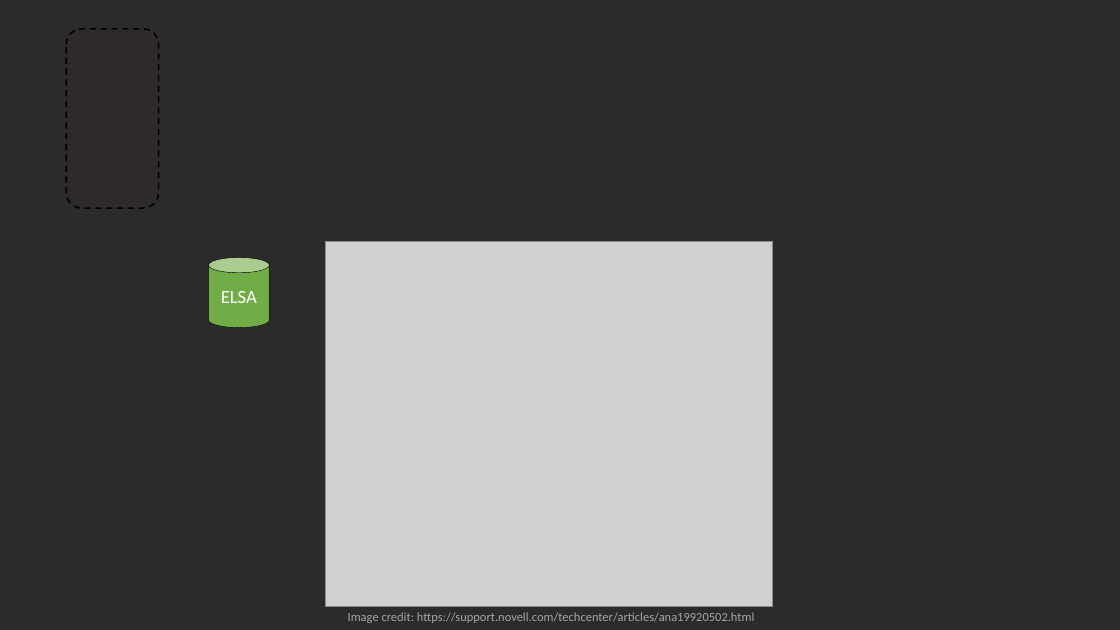
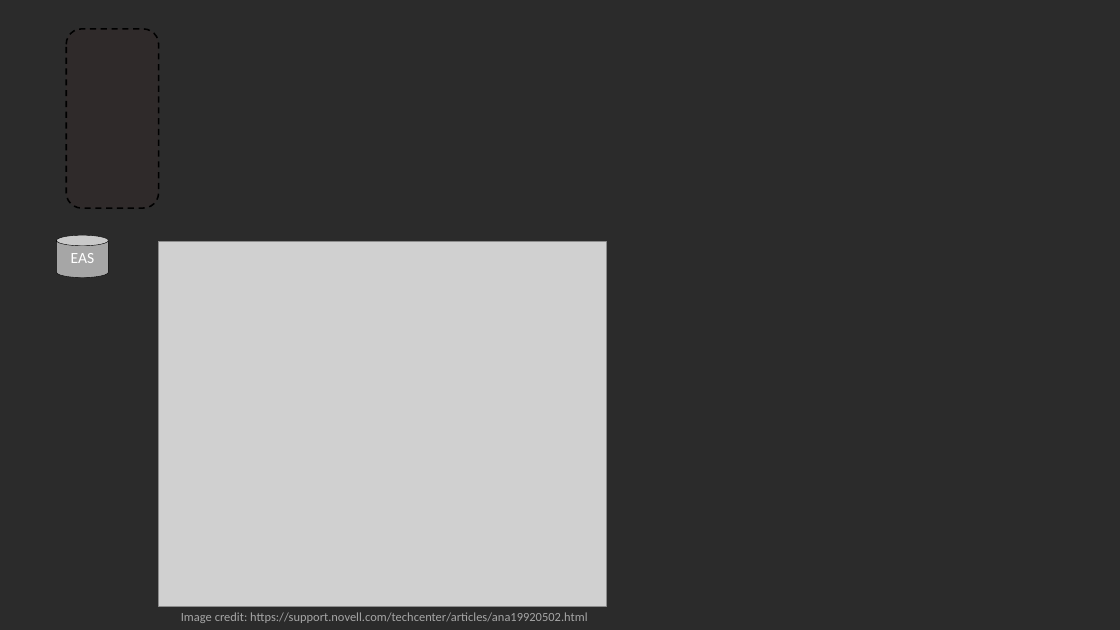
Before and after one commit to IALSA/IALSA-2015-Portland, a slide deck: slide 5 of pubs/2016-talks/2016-06-09-cpa/ppt/koval-etal-2016-06-10-cpa.pptx. Drawn at 1120x630 pixels with LibreOffice and Linux fonts; fonts in the diff are those of the drawing; grey boxes stand for pictures; background and template pictures are left out; a plain dark background stands for a picture behind light text. Boxes give left, top, right and bottom in pixels: in the first picture for what was removed or moved away, otherwise in the second. Text is boxed around its words. In the diff, an @@ line names an element or a change of style, - is before the commit and + after.

```diff
--- a/pubs/2016-talks/2016-06-09-cpa/ppt/koval-etal-2016-06-10-cpa.pptx
+++ b/pubs/2016-talks/2016-06-09-cpa/ppt/koval-etal-2016-06-10-cpa.pptx
@@ cylinder added at [56, 235, 108, 278], fill #A6A6A6, outline #000000 0.25 pt, 10 pt, text #FFFFFF @@
+EAS
@@ picture: place and size @@
-picture at [326, 242, 774, 607]
+picture at [159, 242, 607, 607]
@@ cylinder removed at [208, 258, 269, 328] @@
-ELSA
@@ text "Image credit: https://support.novell.com/techcenter/articles ...": place and size @@
-text "Image credit: https://support.novell.com/techcenter/articles ..." at [348, 612, 754, 623]
+text "Image credit: https://support.novell.com/techcenter/articles ..." at [181, 612, 587, 623]
```
Also in this commit, not shown: 1 other slide changed, 1 slide added, 1 slide removed, 14 other files.
